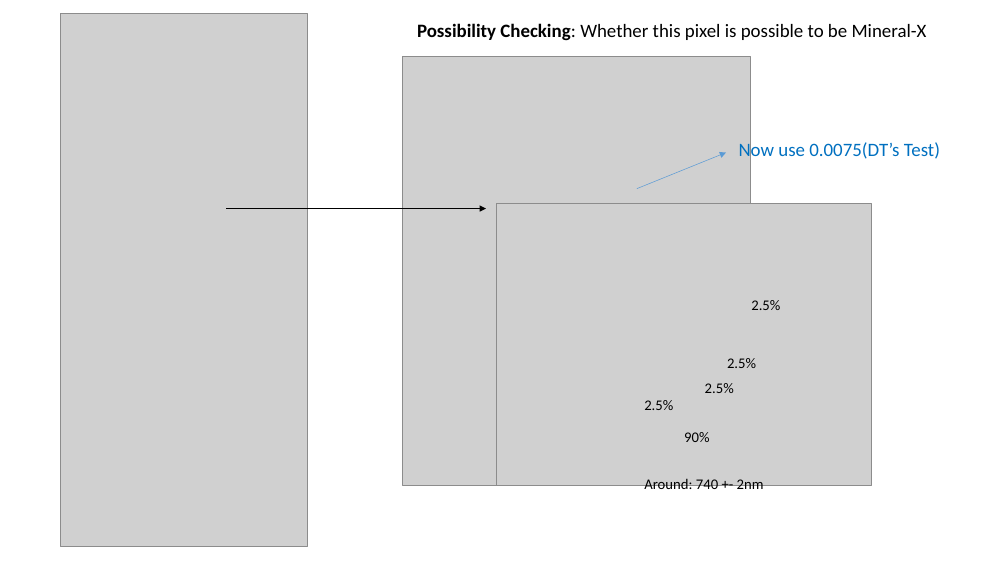
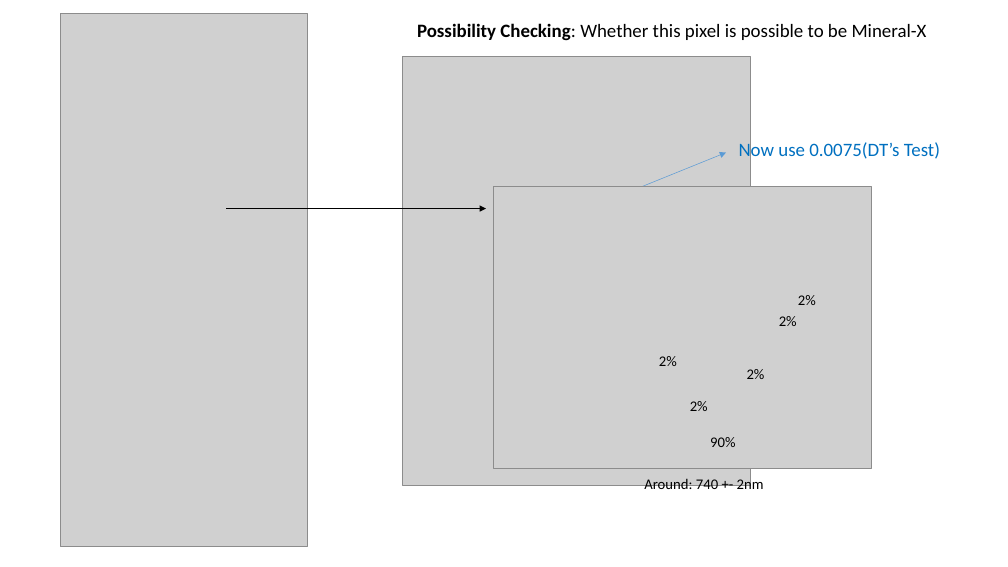
Before and after one commit to Vincentyao1995/Data-Structure, a slide deck: slide 5 of Vincent/Excel_analyze/Vincent_done8.22.pptx. Drawn at 1008x567 pixels with LibreOffice and Linux fonts; fonts in the diff are those of the drawing; grey boxes stand for pictures. Boxes give left, top, right and bottom in pixels: in the first picture for what was removed or moved away, otherwise in the second. Text is boxed around its words. In the diff, an @@ line names an element or a change of style, - is before the commit and + after.

```diff
--- a/Vincent/Excel_analyze/Vincent_done8.22.pptx
+++ b/Vincent/Excel_analyze/Vincent_done8.22.pptx
@@ picture: place and size @@
-picture at box(496, 203, 871, 485)
+picture at box(494, 187, 871, 469)
@@ text at box(798, 295, 816, 305): text changed @@
-2.5%
+2%
@@ text added at box(779, 316, 797, 326), 14 pt, text #000000 @@
+2%
@@ text at box(659, 356, 677, 366): text changed @@
-2.5%
+2%
@@ text at box(747, 369, 765, 379): text changed @@
-2.5%
+2%
@@ text at box(690, 401, 708, 411): text changed @@
-2.5%
+2%
@@ text "90%": place and size @@
-text "90%" at box(684, 432, 709, 442)
+text "90%" at box(710, 437, 735, 447)
```
Also in this commit, not shown: 1 slide added, 12 other files.
